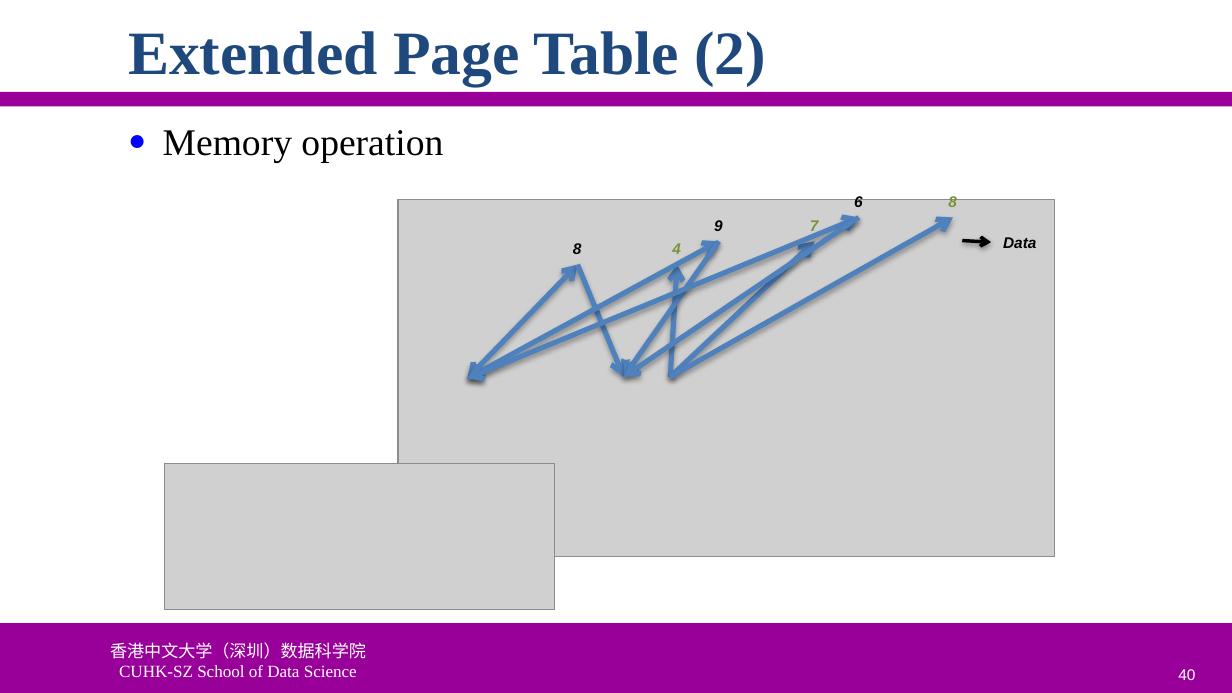
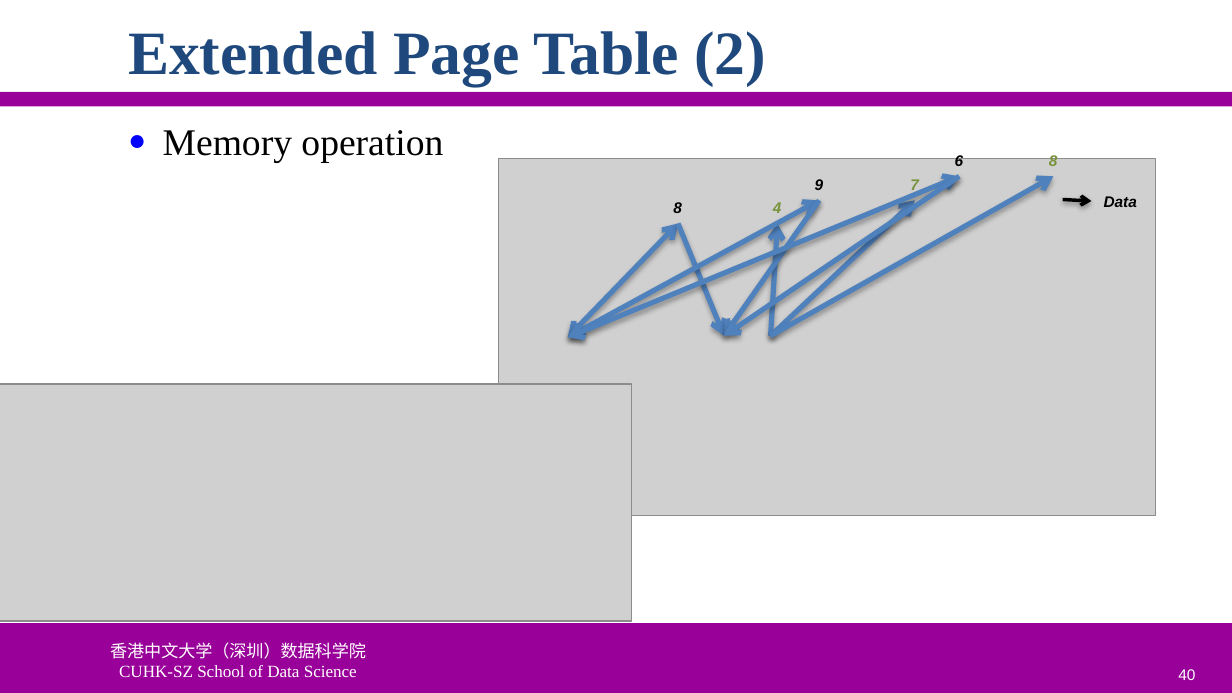
Before and after one commit to ychung1103/ychung1103.github.io, a slide deck: slide 40 of Slides/CSC6103/VT-04 Memory Virtualization.pptx. Drawn at 1232x693 pixels with LibreOffice and Linux fonts; fonts in the diff are those of the drawing; grey boxes stand for pictures; background and template pictures are left out. Boxes give left, top, right and bottom in pixels: in the first picture for what was removed or moved away, otherwise in the second. Text is boxed around its words. In the diff, an @@ line names an element or a change of style, - is before the commit and + after.

```diff
--- a/Slides/CSC6103/VT-04 Memory Virtualization.pptx
+++ b/Slides/CSC6103/VT-04 Memory Virtualization.pptx
@@ 7 texts, 7 arrows, 3 double arrows, 1 picture: place and size @@
-7 texts, 7 arrows, 3 double arrows, 1 picture at bbox=[398, 195, 1055, 557]
+7 texts, 7 arrows, 3 double arrows, 1 picture at bbox=[499, 154, 1156, 515]
@@ picture: place and size @@
-picture at bbox=[164, 463, 554, 610]
+picture at bbox=[0, 384, 632, 622]
```
Also in this commit, not shown: 3 other slides changed, 2 other files.
